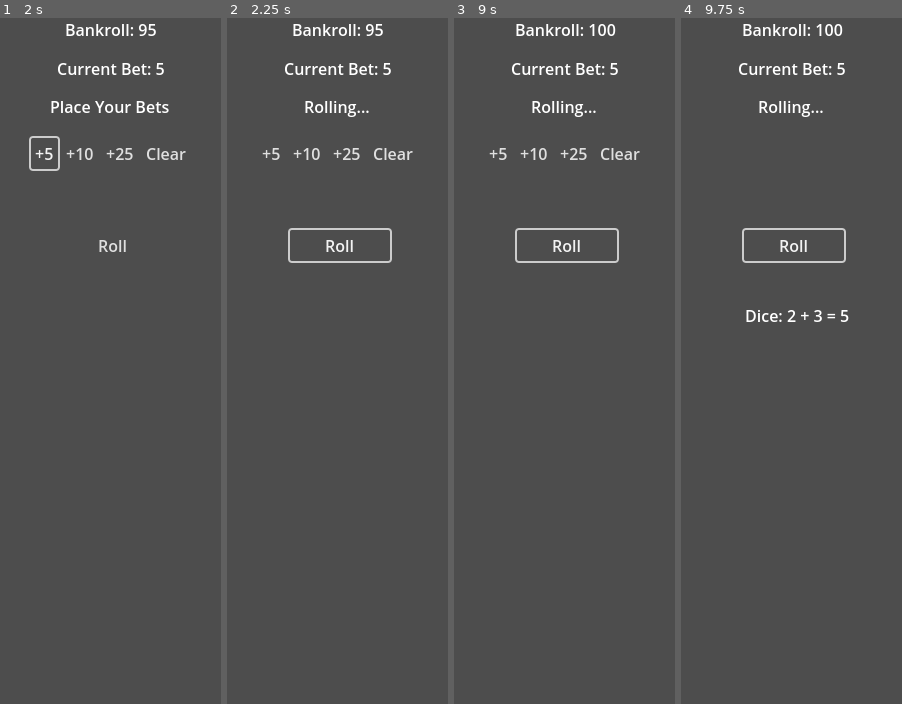
Above: before the commit, frames 1-4 (left to right).
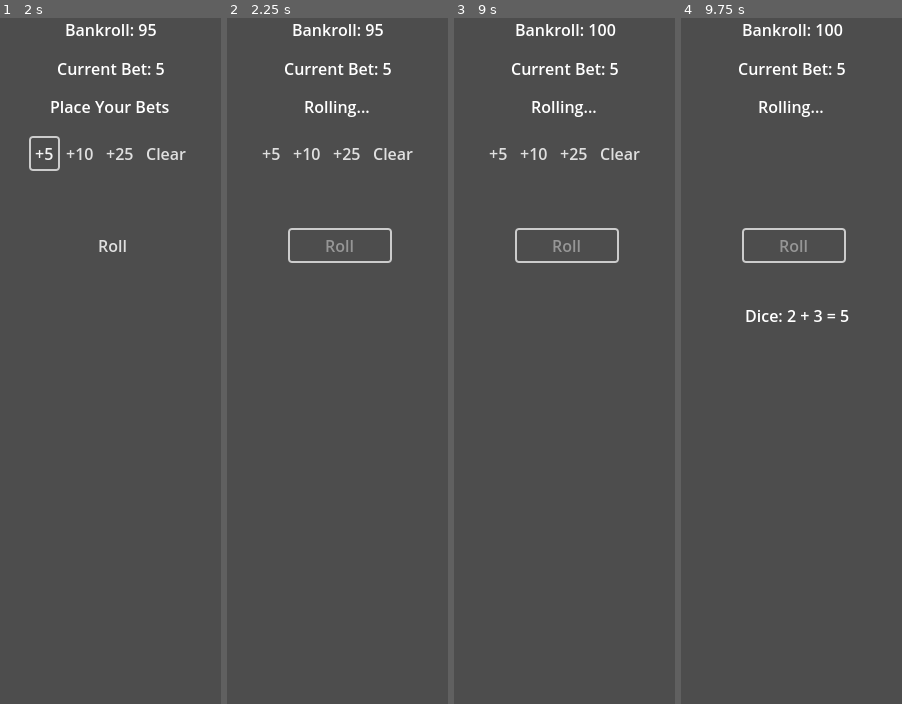
Above: after the commit, the same moments.

Repository: asarenski/godotCraps
Game: Godot game, scene res://src/scenes/main.tscn
The game is run twice, just before and just after one commit, with the same random seed, the same clock (stepped at 60 frames per second) and the same inputs.
Inputs:
- Up to frame 1 (2 s): click "Start" at 0.5 s; click "+5" at 1.25 s
- Up to frame 2 (2.25 s): click "Roll" at 2 s
- Up to frame 3 (9 s): click "+10" at 2.75 s; click "+25" at 3.5 s; click "Clear" at 4.25 s; click "+5" at 5 s; click "+10" at 5.75 s; click "+25" at 6.5 s; click "Clear" at 7.25 s; click "+5" at 8 s; click "Roll" at 8.75 s
- Up to frame 4 (9.75 s): click "Roll" at 9.5 s

Frame 1 is identical in both runs. In frame 2, 0.1% of the frame differs, in the area x 44-58%, y 32-35%; in frame 3, 0.1%; in frame 4, 0.1%.

Commit message:
disable RollButton when rolling

Diff:
--- a/src/scenes/hud.gd
+++ b/src/scenes/hud.gd
@@ -59,10 +59,12 @@
 	bet_cleared.emit()
 
 func _on_roll_pressed():
+	$RollButton.set_disabled(true)
 	roll_requested.emit()
 	dice_roller.quick_roll()
 
 func _on_roll_complete(value: int):
+	$RollButton.set_disabled(false)
 	$DiceResult.show()
 	var dice_values = dice_roller.result.values()
 	update_dice_result(dice_values[0], dice_values[1])
